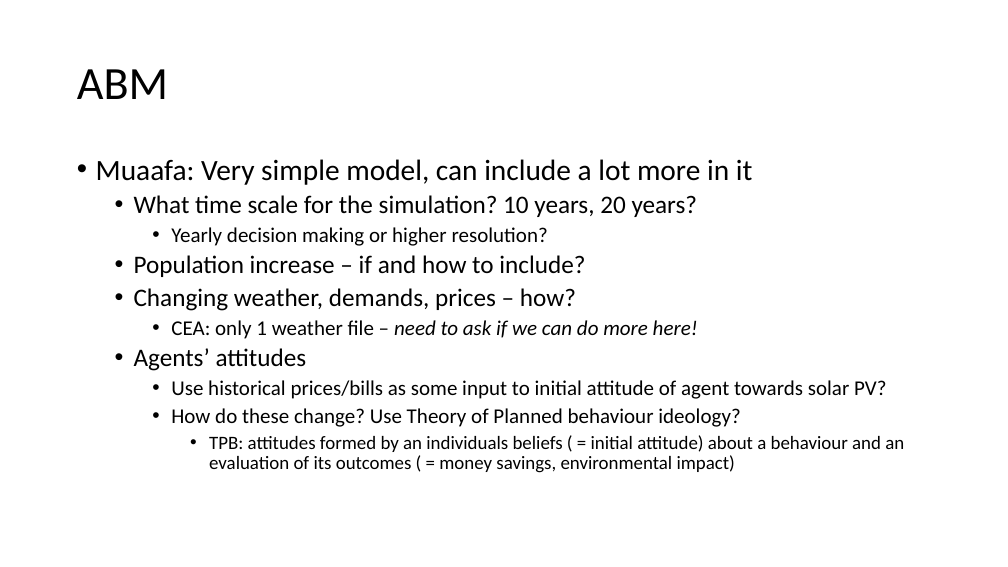
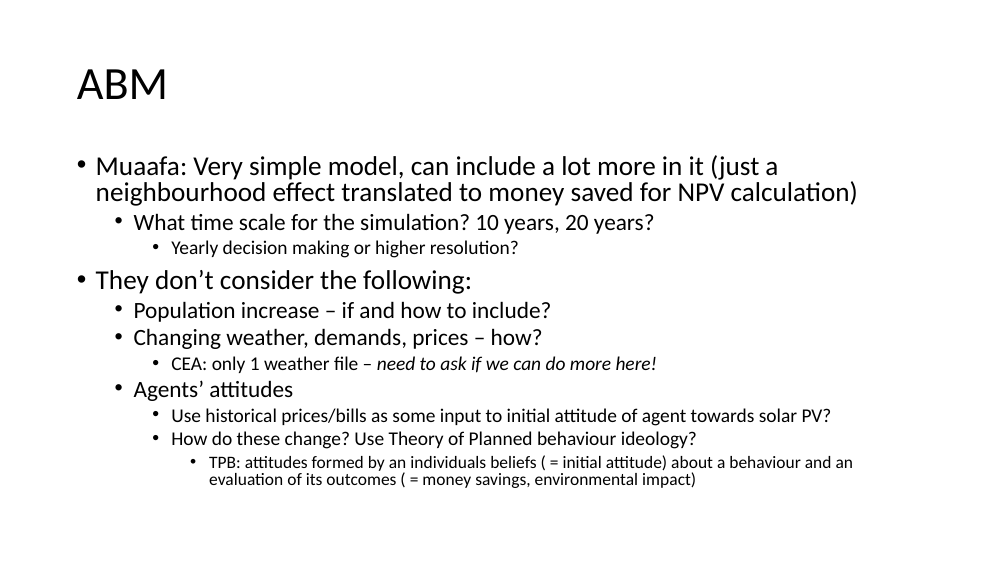
Before and after one commit to prakharmehta95/Thesis, a slide deck: slide 6 of PM/Presentations/PM_ThesisUpdates_Jan11.pptx. Drawn at 1008x567 pixels with LibreOffice and Linux fonts; fonts in the diff are those of the drawing. Boxes give left, top, right and bottom in pixels: in the first picture for what was removed or moved away, otherwise in the second. Text is boxed around its words. In the diff, an @@ line names an element or a change of style, - is before the commit and + after.

```diff
--- a/PM/Presentations/PM_ThesisUpdates_Jan11.pptx
+++ b/PM/Presentations/PM_ThesisUpdates_Jan11.pptx
@@ text at (96,155,858,206): text changed; size 28 to 25.9 pt @@
-• Muaafa: Very simple model, can include a lot more in it
+• Muaafa: Very simple model, can include a lot more in it (just a neighbourhood effect translated to money saved for NPV calculation)
@@ text at (134,213,854,488): size 24 to 22.2 pt in "What time scale for the simulation? 10 ...", "Population increase – if and how to ...", "Changing weather, demands, prices – how?", "Agents’ attitudes"; size 20 to 18.5 pt in "Yearly decision making or higher resolution?", "CEA: only 1 weather file – need ...", "Use historical prices/bills as some input to ...", "How do these change? Use Theory of ..."; size 18 to 16.6 pt in "TPB: attitudes formed by an individuals beliefs ..."; line spacing 0.9 to 0.8 @@
@@ text at (96,270,472,294): paragraph added @@
+• They don’t consider the following:
```
Also in this commit, not shown: 7 other slides changed, 1 slide removed, 7 other files.
